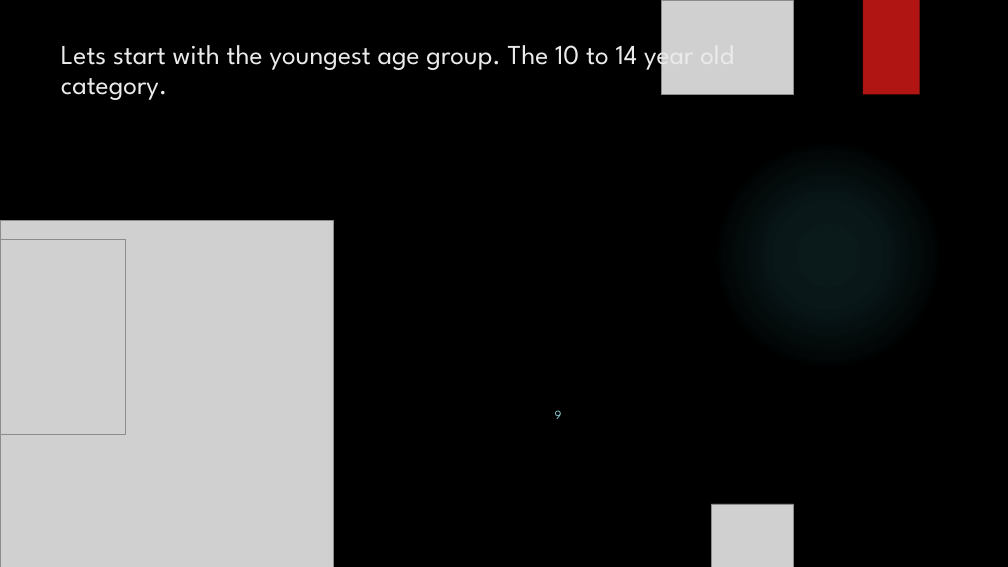
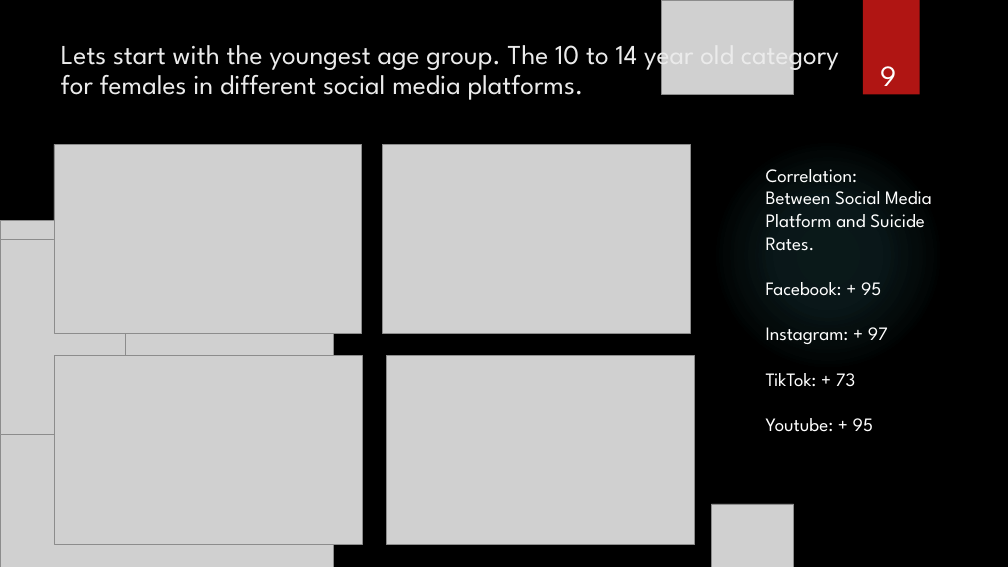
Before and after one commit to RussellBracey/Capston_rb, a slide deck: slide 9 of powerpoint/capstone_powerpoint.pptx. Drawn at 1008x567 pixels with LibreOffice and Linux fonts; fonts in the diff are those of the drawing; grey boxes stand for pictures; background and template pictures are left out. Boxes give left, top, right and bottom in pixels: in the first picture for what was removed or moved away, otherwise in the second. Text is boxed around its words. In the diff, an @@ line names an element or a change of style, - is before the commit and + after.

```diff
--- a/powerpoint/capstone_powerpoint.pptx
+++ b/powerpoint/capstone_powerpoint.pptx
@@ title at (61, 37, 839, 100): text changed @@
-Lets start with the youngest age group. The 10 to 14 year old category.
+Lets start with the youngest age group. The 10 to 14 year old category for females in different social media platforms.
@@ text "9": place and size @@
-text "9" at (555, 410, 562, 419)
+text "9" at (880, 66, 896, 96)
@@ text "9" at (880, 66, 896, 96): size 11.9 to 28 pt, text colour #8AD0D6 to #FFFFFF; less space between paragraphs @@
@@ picture added at (54, 144, 361, 333) @@
@@ picture added at (383, 144, 690, 333) @@
@@ text added at (766, 169, 932, 432), 18 pt, text #FFFFFF @@
+Correlation:
+Between Social Media Platform and Suicide Rates.
+Facebook: + 95
+Instagram: + 97
+TikTok: + 73
+Youtube: + 95
@@ picture added at (54, 356, 362, 545) @@
@@ picture added at (386, 356, 694, 545) @@
```
Also in this commit, not shown: 4 other slides changed, 5 slides added, 3 slides removed, 2 other files.
